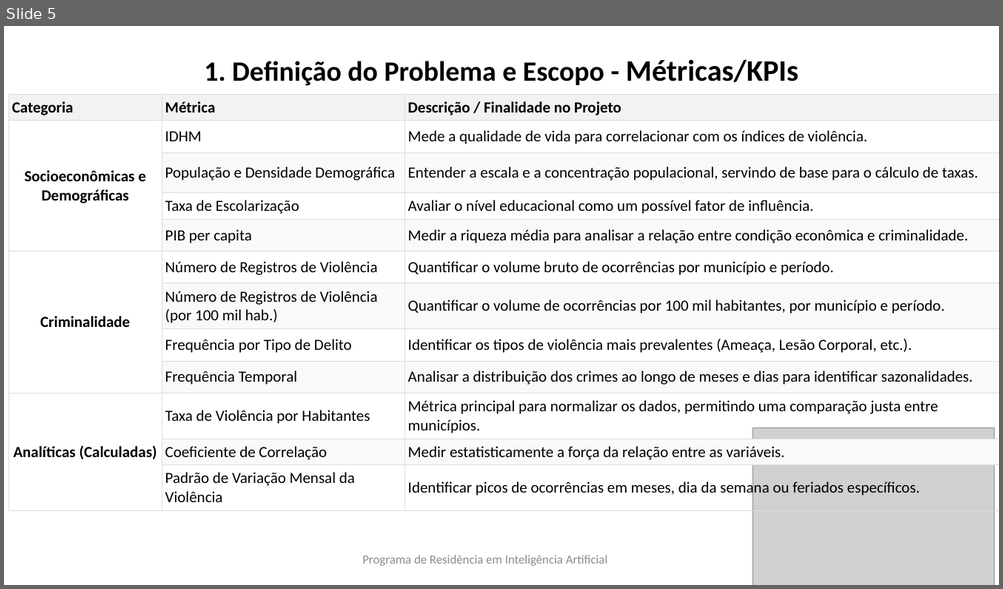
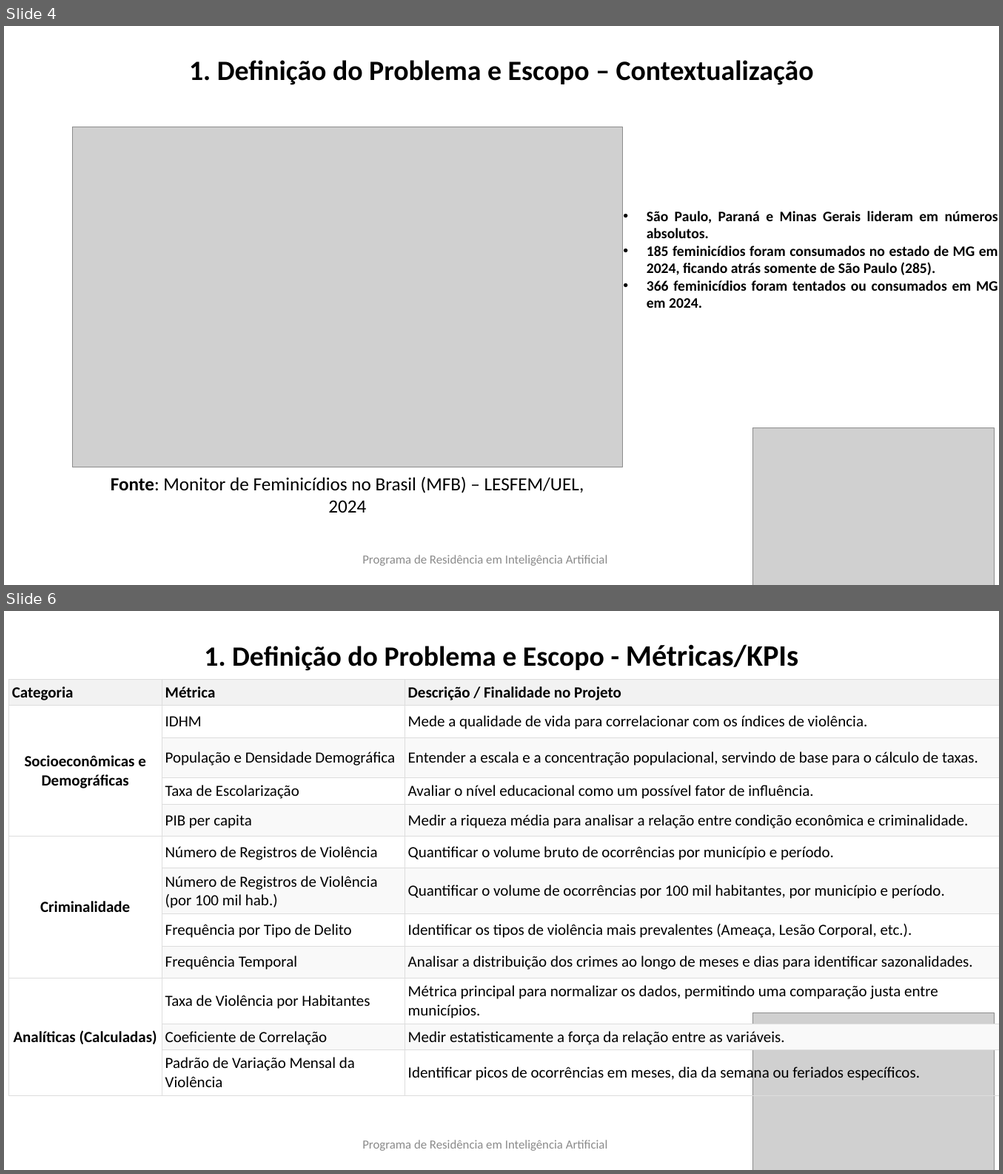
Before and after one commit to millercylindricalprojection/ATIVIDADE-AVALIATIVA-Big-Data-e-Minera-o-de-Dados, a slide deck: apresentacao e trabalhoDados/apresentacao.PPTX. Shown one above the other, each under a label of ours: slide 5 before the commit, slides 4 and 6 after it; the slides between them are not shown. The pictures are 1003x589 and 1003x1174 pixels, drawn with LibreOffice and Linux fonts; fonts in the diff are those of the drawing; grey boxes stand for pictures; background and template pictures are left out. Boxes give left, top, right and bottom in pixels: in the first picture for what was removed or moved away, otherwise in the second. Text is boxed around its words. In the diff, an @@ line names an element or a change of style, - is before the commit and + after.

```diff
--- a/apresentacao e trabalhoDados/apresentacao.PPTX
+++ b/apresentacao e trabalhoDados/apresentacao.PPTX
@@ slide 4 added at [4, 26, 999, 585], background picture (left out) @@
@@ title added at [189, 60, 814, 85], 27 pt, text #000000, bold @@
+1. Definição do Problema e Escopo – Contextualização
@@ picture added at [73, 127, 623, 467] @@
@@ text added at [646, 211, 998, 308], 14 pt, text #000000, bold @@
+• São Paulo, Paraná e Minas Gerais lideram em números absolutos.
+• 185 feminicídios foram consumados no estado de MG em 2024, ficando atrás somente de São Paulo (285).
+• 366 feminicídios foram tentados ou consumados em MG em 2024.
@@ picture added at [753, 429, 995, 585] @@
@@ text added at [111, 477, 584, 513], 18 pt, text #000000 @@
+Fonte: Monitor de Feminicídios no Brasil (MFB) – LESFEM/UEL, 2024
@@ text added at [362, 555, 608, 566], 12 pt, text #8C8C8C @@
+Programa de Residência em Inteligência Artificial
@@ what was slide 5 is now slide 6 @@
```
Also in this commit, not shown: 9 slides changed, 15 other slides added.
